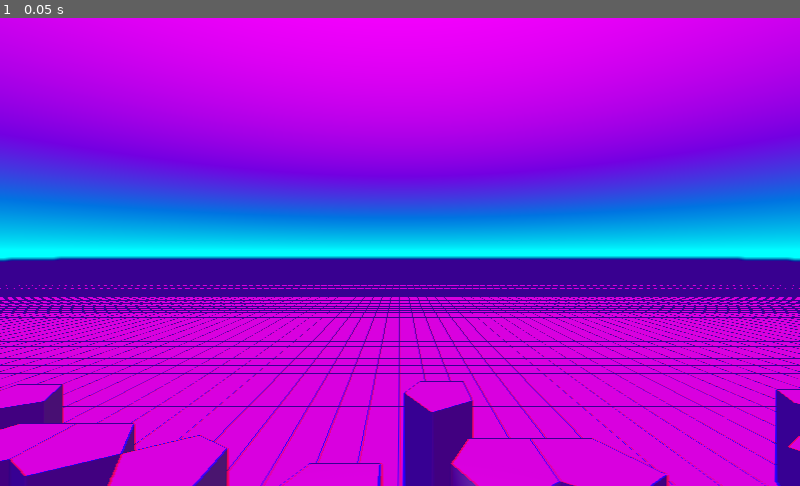
Above: before the commit, frame 1.
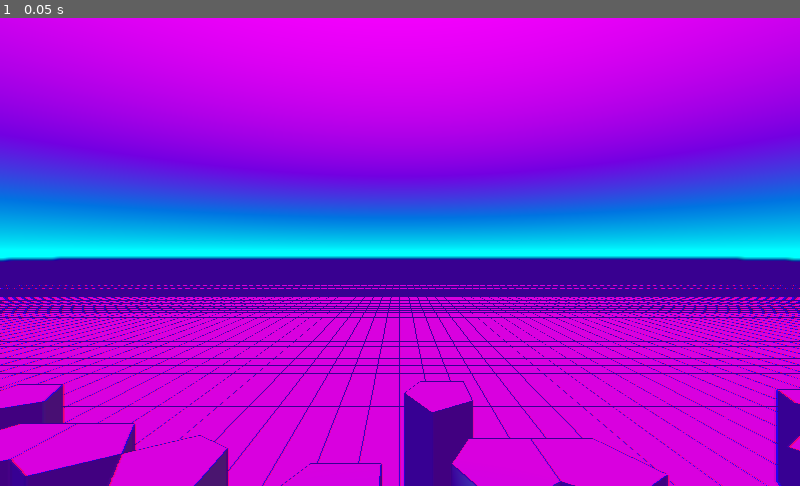
Above: after the commit, the same moment.

Repository: timboe/Mine
Game: Godot game, scene res://World.tscn
Same seed, same stepped clock (60 frames per second), same inputs: the game is played once before the commit and once after it.
Inputs:
- Up to frame 1 (0.05 s): no input

The runs differ from the first frame. In frame 1, 4.4% of the frame differs, in the area x 0-100%, y 57-100%.
Error before the commit: Trying to assign value of type 'Spatial' to a variable of type 'Camera'. (res://scripts/CameraManager.gd:7)
Error after the commit: Trying to assign value of type 'Spatial' to a variable of type 'Camera'. (res://scripts/CameraManager.gd:10)

Commit message:
More work on camera, add beam projection from player. Add slow-mo and chroma on/off

Diff:
--- a/World.tscn
+++ b/World.tscn
@@ -82,7 +82,7 @@
 
 [sub_resource type="PlaneMesh" id=9]
 material = ExtResource( 8 )
-size = Vector2( 200, 2 )
+size = Vector2( 3, 3 )
 
 [node name="World" type="Spatial"]
 
@@ -94,7 +94,6 @@
 
 [node name="SpawnParticles" type="Particles" parent="CameraManager"]
 transform = Transform( 1, 0, 0, 0, 1, 0, 0, 0, 1, 0, 20, 0 )
-visible = false
 emitting = false
 amount = 256
 lifetime = 0.5
@@ -109,9 +108,6 @@
 current = true
 far = 8192.0
 script = ExtResource( 2 )
-freelook_mode = 2
-pitch_limit = 45
-max_speed = Vector3( 100, 100, 100 )
 
 [node name="Chroma" type="MeshInstance" parent="Camera"]
 transform = Transform( 1, 0, 0, 0, -4.37114e-08, -1, 0, 1, -4.37114e-08, 0, 0, -1 )
@@ -120,6 +116,7 @@
 
 [node name="OmniLight" type="OmniLight" parent="."]
 transform = Transform( 1, 0, 0, 0, 1, 0, 0, 0, 1, 0, 30, 0 )
+light_color = Color( 0.75, 1, 1, 1 )
 light_energy = 0.5
 light_specular = 0.1
 omni_range = 50.0
--- a/materials/chromatic_splitter.tres
+++ b/materials/chromatic_splitter.tres
@@ -21,8 +21,8 @@
     vec3 og_color = textureLod( SCREEN_TEXTURE, SCREEN_UV, 0.0).rgb;
 
     // cache screen witch chroma (r/b shifted by amount)
-    chroma.r = textureLod( SCREEN_TEXTURE, SCREEN_UV + vec2(amount * vig, 0.), 0.0).r;
-    chroma.g = og_color.g;
+    chroma.r = og_color.r;
+    chroma.g = textureLod( SCREEN_TEXTURE, SCREEN_UV + vec2(amount * vig, 0.), 0.0).g;
     chroma.b = textureLod( SCREEN_TEXTURE, SCREEN_UV - vec2(amount * vig, 0.), 0.0).b;
 
     ALBEDO = chroma;
--- a/project.godot
+++ b/project.godot
@@ -13,9 +13,15 @@
 "class": "CairoTilesetGen",
 "language": "GDScript",
 "path": "res://scripts/CairoTilesetGen.gd"
+}, {
+"base": "MeshInstance",
+"class": "TileElement",
+"language": "GDScript",
+"path": "res://scripts/TileElement.gd"
 } ]
 _global_script_class_icons={
-"CairoTilesetGen": ""
+"CairoTilesetGen": "",
+"TileElement": ""
 }
 
 [application]
--- a/scenes/Player.tscn
+++ b/scenes/Player.tscn
@@ -1,6 +1,8 @@
-[gd_scene load_steps=6 format=2]
+[gd_scene load_steps=9 format=2]
 
 [ext_resource path="res://scripts/Player.gd" type="Script" id=1]
+[ext_resource path="res://materials/chromatic_splitter.tres" type="Material" id=2]
+[ext_resource path="res://materials/grid_edges.tres" type="Material" id=3]
 
 [sub_resource type="CapsuleMesh" id=1]
 radius = 1.2
@@ -14,6 +16,8 @@
 
 [sub_resource type="ConvexPolygonShape" id=4]
 points = PoolVector3Array( -0.8, 0.1, 0.8, 0.8, 0.1, -0.8, 0.8, 0.1, 0.8, -0.8, 0.1, -0.8, -0.8, -0.1, 0.8, 0.8, -0.1,  …(304 unchanged characters)…
+
+[sub_resource type="QuadMesh" id=5]
 
 [node name="Player" type="KinematicBody"]
 script = ExtResource( 1 )
@@ -39,7 +43,20 @@
 [node name="Rotation_Helper" type="Spatial" parent="."]
 transform = Transform( 1, 0, 0, 0, 1, 0, 0, 0, 1, 0, 3.5, 0 )
 
+[node name="RayRender" type="ImmediateGeometry" parent="Rotation_Helper"]
+transform = Transform( 1, 0, 0, 0, -1.62921e-07, -1, 0, 1, -1.62921e-07, 0, -1.3, -2 )
+material_override = ExtResource( 3 )
+
+[node name="RayCast" type="RayCast" parent="Rotation_Helper"]
+transform = Transform( 1, 0, 0, 0, -1.62921e-07, -1, 0, 1, -1.62921e-07, 0, -1.3, -2 )
+cast_to = Vector3( 0, -250, 0 )
+
 [node name="Camera" type="Camera" parent="Rotation_Helper"]
 far = 8192.0
 
+[node name="Chroma" type="MeshInstance" parent="Rotation_Helper/Camera"]
+transform = Transform( 1, 0, 0, 0, 1, 0, 0, 0, 1, 0, 0, -0.1 )
+mesh = SubResource( 5 )
+material/0 = ExtResource( 2 )
+
 [node name="Tween" type="Tween" parent="."]
--- a/scripts/Camera.gd
+++ b/scripts/Camera.gd
@@ -1,118 +1,61 @@
 # Licensed under the MIT License.
 # Copyright (c) 2018-2020 Jaccomo Lorenz (Maujoe)
-
 extends Camera
 
-# User settings:
-# General settings
-export var enabled = true setget set_enabled
-
-# See https://docs.godotengine.org/en/latest/classes/class_input.html?highlight=Input#enumerations
-export(int, "Visible", "Hidden", "Captured, Confined") var mouse_mode = Input.MOUSE_MODE_VISIBLE
-
-enum Freelook_Modes {MOUSE, INPUT_ACTION, MOUSE_AND_INPUT_ACTION}
-
-# Freelook settings
-export var freelook = true
-export (Freelook_Modes) var freelook_mode = 1
-export (float, 0.0, 1.0) var sensitivity = 0.5
-export (float, 0.0, 0.999, 0.001) var smoothness = 0.5 setget set_smoothness
-export (int, 0, 360) var yaw_limit = 360
-export (int, 0, 360) var pitch_limit = 360
-export (int, -100, 100) var y_min = 20
-export (int, -100, 100) var y_max = 60
-
-
-# Movement settings
-export var movement = true
-export (float, 0.0, 1.0) var acceleration = 1.0
-export (float, 0.0, 0.0, 1.0) var deceleration = 0.1
-export var max_speed = Vector3(1.0, 1.0, 1.0)
-export var local = false
-
-# Input Actions
-export var rotate_left_action = "ui_rotate_left"
-export var rotate_right_action = "ui_rotate_right"
-export var rotate_up_action = "ui_pitch_up"
-export var rotate_down_action = "ui_pitch_down"
-export var forward_action = "ui_up"
-export var backward_action = "ui_down"
-export var left_action = "ui_left"
-export var right_action = "ui_right"
-export var up_action = "ui_zoom_in"
-export var down_action = "ui_zoom_out"
-export var trigger_action = ""
-
-# Gui settings
-#export var use_gui = true
-#export var gui_action = "ui_cancel"
+onready var camera_manager : Node =  $"../CameraManager"
 
 # Intern variables.
 var _mouse_offset = Vector2()
+var _direction = Vector3(0.0, 0.0, 0.0)
 var _rotation_offset = Vector2()
 var _yaw = 0.0
 var _pitch = 0.0
-var _total_yaw = 0.0
-var _total_pitch = 0.0
+var _wheel_cache : int
+var _v : float
 
-var _direction = Vector3(0.0, 0.0, 0.0)
-var _speed = Vector3(0.0, 0.0, 0.0)
-#var _gui
-
-var _triggered=false
-
-const ROTATION_MULTIPLIER = 500
-
-func _ready():
-	_check_actions([
-		forward_action,
-		backward_action,
-		left_action,
-		right_action,
-		#gui_action,
-		up_action,
-		down_action,
-		rotate_left_action,
-		rotate_right_action,
-		rotate_up_action,
-		rotate_down_action,
-	])
-
-	set_enabled(enabled)
-
-	#if use_gui:
-	#	_gui = preload("camera_control_gui.gd")
-	#	_gui = _gui.new(self, gui_action)
-	#	add_child(_gui)
+const WHEEL_MOD : float = 20.0
+const PITCH_LIMIT := Vector2(deg2rad(-80), deg2rad(5))
+const Y_LIMIT := Vector2(GlobalVars.FLOOR_HEIGHT + 10.0, GlobalVars.FLOOR_HEIGHT + 60.0)
+const ACCLERATION = 5.0
+const MAX_SPEED = 2.0
+# Freelook settings
+var SENSITIVITY = 0.5
+var SMOOTHNESS = 0.5
 
 func _input(event):
 	if event is InputEventMouseMotion and Input.is_mouse_button_pressed(2):
 		_mouse_offset = event.relative
+	if (event is InputEventMouseButton):
+		var wheel : float = WHEEL_MOD * (Input.get_action_strength("ui_zoom_out") - Input.get_action_strength("ui_zoom_in"))
+		if wheel != 0.0:
+			_wheel_cache = wheel
 
 func _poll():
-	#_rotation_offset.x = Input.get_action_strength(rotate_right_action) - Input.get_action_strength(rotate_left_action)
-	#_rotation_offset.y = Input.get_action_strength(rotate_down_action) - Input.get_action_strength(rotate_up_action)
+	_direction.x = Input.get_action_strength("ui_right") - Input.get_action_strength("ui_left")
+	_direction.z = Input.get_action_strength("ui_down") - Input.get_action_strength("ui_up")
 
-	_direction.x += Input.get_action_strength(right_action) - Input.get_action_strength(left_action)
-	_direction.z += Input.get_action_strength(backward_action) - Input.get_action_strength(forward_action)
-
-	var zoom : int = Input.get_action_strength(up_action) - Input.get_action_strength(down_action)
-	if (zoom == 1 and translation.y < y_max) or (zoom == -1 and translation.y > y_min):
-		var a = deg2rad(-45 + _total_pitch)
-		var y_amount = cos(a)
-		var z_amount = sin(a)
-		_direction.y = (zoom * y_amount)
-		_direction.z += (zoom * y_amount)
-
-	#print(zoom , " " , _direction.z)
-	#print("UAS " , Input.get_action_strength(up_action) , " DAS " , Input.get_action_strength(down_action), " Y " , _direction.y)
-
-	var q := Quat(Vector3(0.0, rotation.y, 0.0))
-	_direction = q.xform(_direction)
-	#print("heading ", rotation_degrees.y, " direction ", _direction)
+	var zoom : float = Input.get_action_strength("ui_zoom_in") - Input.get_action_strength("ui_zoom_out")
+	if _wheel_cache != 0:
+		zoom += 1 * sign(_wheel_cache)
+		_wheel_cache -= 1 * sign(_wheel_cache)
+	zoom = clamp(zoom, -1, 1)
+	#print("zoom " , zoom , " translation.y " , translation.y)
+	if zoom != 0:
+		if zoom == -1 and translation.y == Y_LIMIT.y:
+			pass
+		elif zoom == 1 and translation.y == Y_LIMIT.x:
+			pass
+		else:
+			#if -1 and translation.y < Y_LIMIT.y) or (zoom == 1 and translation.y > Y_LIMIT.x):
+			var a = deg2rad(10 +  rotation_degrees.x) # +5 as the max angle is actually 80 deg
+			var y_amount = sin(a)
+			var z_amount = cos(a)
+			_direction.y = (zoom * y_amount)
+			_direction.z -= (zoom * z_amount)
+	_direction = _direction.rotated(Vector3.UP, rotation.y)
 
 func _process(delta):
-	if !current:
+	if camera_manager.camera_status != camera_manager.CameraStatus.OVERHEAD:
 		return
 	_poll()
 	_update_rotation(delta)
@@ -120,75 +63,26 @@
 
 func _update_movement(delta):
 
-	if GlobalVars.camera_status != GlobalVars.CameraStatus.OVERHEAD:
-		return
 
-	var offset = max_speed * acceleration * _direction
+	if _direction == Vector3.ZERO:
+		_v = 0
+	else:
+		_v = min(MAX_SPEED, _v + (ACCLERATION * delta))
 
-	_speed.x = clamp(_speed.x + offset.x, -max_speed.x, max_speed.x)
-	_speed.y = clamp(_speed.y + offset.y, -max_speed.y, max_speed.y)
-	_speed.z = clamp(_speed.z + offset.z, -max_speed.z, max_speed.z)
-
-	#print("SY " , _speed.y ," DY ", _direction.y)
-
-	# Apply deceleration if no input
-	if _direction.x == 0:
-		_speed.x *= (1.0 - deceleration)
-	if _direction.y == 0:
-		_speed.y *= (1.0 - deceleration)
-	if _direction.z == 0:
-		_speed.z *= (1.0 - deceleration)
-
-	global_translate(_speed * delta)
-	translation.y = clamp(translation.y, y_min, y_max)
-
-	# Zero
+	global_translate(_direction * _v)
+	translation.y = clamp(translation.y, Y_LIMIT.x, Y_LIMIT.y)
 	_direction = Vector3()
 
+
 func _update_rotation(delta):
-	var offset = Vector2();
-
-	#if not freelook_mode == Freelook_Modes.INPUT_ACTION:
-	offset += _mouse_offset * sensitivity
-	#if not freelook_mode == Freelook_Modes.MOUSE:
-	#	offset += _rotation_offset * sensitivity * ROTATION_MULTIPLIER * delta
-
+	var offset : Vector2 = _mouse_offset * SENSITIVITY
 	_mouse_offset = Vector2()
 
-	_yaw = _yaw * smoothness + offset.x * (1.0 - smoothness)
-	_pitch = _pitch * smoothness + offset.y * (1.0 - smoothness)
-
-	if yaw_limit < 360:
-		_yaw = clamp(_yaw, -yaw_limit - _total_yaw, yaw_limit - _total_yaw)
-	if pitch_limit < 360:
-		_pitch = clamp(_pitch, -pitch_limit - _total_pitch, pitch_limit - _total_pitch)
-
-	_total_yaw += _yaw
-	_total_pitch += _pitch
+	_yaw = _yaw * SMOOTHNESS + offset.x * (1.0 - SMOOTHNESS)
+	_pitch = _pitch * SMOOTHNESS + offset.y * (1.0 - SMOOTHNESS)
+	_pitch = min(_pitch, 5.0) # Otherwise we can break through the clamp below
 
 	rotate_y(deg2rad(-_yaw))
 	rotate_object_local(Vector3(1,0,0), deg2rad(-_pitch))
-
-
-func _update_process_func():
-	set_process(true)
-
-func _check_actions(actions=[]):
-	if OS.is_debug_build():
-		for action in actions:
-			if not InputMap.has_action(action):
-				print('WARNING: No action "' + action + '"')
-
-func set_enabled(value):
-	enabled = value
-	if enabled:
-		Input.set_mouse_mode(mouse_mode)
-		set_process_input(true)
-		_update_process_func()
-	else:
-		set_process(false)
-		set_process_input(false)
-		set_physics_process(false)
-
-func set_smoothness(value):
-	smoothness = clamp(value, 0.001, 0.999)
+	rotation.x = clamp(rotation.x, PITCH_LIMIT.x, PITCH_LIMIT.y)
+	#print(rotation_degrees.x)
--- a/scripts/CameraManager.gd
+++ b/scripts/CameraManager.gd
@@ -1,4 +1,7 @@
 extends Node
+
+enum CameraStatus {OVERHEAD, TO_FPS, FPS, TO_OVERHEAD}
+onready var camera_status : int = CameraStatus.OVERHEAD
 
 ##############################
 # Transition parameters
@@ -10,7 +13,7 @@
 onready var overhead_light : OmniLight = $"../OmniLight"
 onready var tween : Tween = $Tween
 onready var spawn_particles : Particles = $SpawnParticles
-#onready var chroma : ShaderMaterial = $"../Camera/Chroma".mesh.surface_get_material(0)
+onready var chroma : Mesh = $"../Camera/Chroma".mesh
 
 var quat_from : Quat
 var quat_to : Quat
@@ -21,6 +24,8 @@
 
 const TRANS := Tween.TRANS_SINE
 
+const SLOW_MO := 0.9
+
 ##############################
 # Shake parameters
 
@@ -37,6 +42,9 @@
 const CHROMA_VIN_BASE := 0.4
 const CHROMA_VIN_MAX_ADD := 0.2
 
+var chroma_disable_count : int = 0
+var slow_mo_count : int = 0
+
 var trauma := 0.0
 var time := 0.0
 var linger := 0.0
@@ -53,29 +61,49 @@
 
 func _input(event):
 	if event.is_action_pressed("capture_toggle"):
-		match GlobalVars.camera_status:
-			GlobalVars.CameraStatus.OVERHEAD:
+		match camera_status:
+			CameraStatus.OVERHEAD:
 				to_fps_cam_start()
-			GlobalVars.CameraStatus.FPS:
+			CameraStatus.FPS:
 				to_overhead_cam_start()
 	if event.is_action_pressed("toggle_fullscreen"):
 		OS.window_fullscreen = !OS.window_fullscreen
 
+func chroma(var on : bool):
+	if on:
+		chroma_disable_count -= 1
+		if chroma_disable_count == 0:
+			print("Chroma on")
+			$"/root/World/Camera/Chroma".visible = true
+			$"/root/World/Player/Rotation_Helper/Camera/Chroma".visible = true
+			tween.interpolate_property(chroma.surface_get_material(0),
+				"shader_param/offset", 0.0, 15.0, 1.0, Tween.TRANS_LINEAR, Tween.EASE_OUT)
+			tween.start()
+	else:
+		print("Chroma off")
+		chroma_disable_count += 1
+		$"/root/World/Camera/Chroma".visible = false
+		$"/root/World/Player/Rotation_Helper/Camera/Chroma".visible = false
+		chroma.surface_get_material(0).set_shader_param("offset", 0.0)
+
+func slow_mo(var on : bool):
+	if on:
+		slow_mo_count += 1
+		Engine.time_scale = SLOW_MO
+	else:
+		slow_mo_count -= 1
+		if slow_mo_count == 0:
+			Engine.time_scale = 1.0
+
 func to_fps_cam_start():
-	GlobalVars.camera_status = GlobalVars.CameraStatus.TO_FPS
+	camera_status = CameraStatus.TO_FPS
 	Input.set_mouse_mode(Input.MOUSE_MODE_CAPTURED)
 	if GlobalVars.SELECTED_NODE != null:
 		GlobalVars.SELECTED_NODE.call("_on_StaticBody_mouse_exited")
 	player.transform.origin = overhead_light.to_global(Vector3.ZERO)
 	player.transform.origin.y = 0 if overhead_light.floor_lowered else GlobalVars.FLOOR_HEIGHT
-	player.look_at( overhead_camera.to_global(Vector3.ZERO), Vector3.UP)
-	player.rotate_object_local(Vector3.UP, PI) # Actually, look AWAY
-	# Keep the actual rotation around x on the camera
-	#TODO clamp isn't working
-	fps_camera.rotation.x = player.rotation.x
-	fps_camera.rotation.x = clamp(fps_camera.rotation.x, -70, 70)
-	rot_helper.rotation.x = fps_camera.rotation.x
-	player.rotation.x = 0
+	player.rotation.y = overhead_camera.rotation.y
+	rot_helper.rotation.x = 0
 	var player_target = player.to_global(Vector3.ZERO)
 	var camera_target = fps_camera.to_global(Vector3.ZERO)
 	quat_from = Quat(overhead_camera.transform.basis)
@@ -94,34 +122,51 @@
 		0.0, 1.0, TRANSITION_TIME, TRANS, Tween.EASE_OUT)
 	tween.interpolate_callback(self, TRANSITION_TIME, "to_fps_cam_end")
 	tween.start()
+	chroma(false)
 
 func to_fps_cam_end():
-	GlobalVars.camera_status = GlobalVars.CameraStatus.FPS
+	camera_status = CameraStatus.FPS
 	overhead_camera.current = false
 	fps_camera.current = true
 	spawn_particles.emitting = false
+	chroma(true)
 
 func to_overhead_cam_start():
-	GlobalVars.camera_status = GlobalVars.CameraStatus.TO_OVERHEAD
+	camera_status = CameraStatus.TO_OVERHEAD
 	var start : Vector3 = fps_camera.to_global(Vector3.ZERO)
 	var cam_xform = fps_camera.get_global_transform()
-	# Go first to the final position
-	overhead_camera.transform = cam_xform
+	# Go first to the srart position
+
+	overhead_camera.transform.origin = start
+	overhead_camera.rotation.y = player.rotation.y
+	overhead_camera.rotation.x = rot_helper.rotation.x
+	# Save
+	var start_tf : Transform = overhead_camera.transform
+
+	# Go to the final position
 	# Move back by 20m and set to 50m height
-	overhead_camera.transform.origin += -cam_xform.basis.z * UNPOSESS_DISTANCE.x
+	overhead_camera.transform.origin += player.get_global_transform().basis.z * UNPOSESS_DISTANCE.y
 	overhead_camera.transform.origin.y = UNPOSESS_DISTANCE.y
-	overhead_camera.look_at(start, Vector3.UP)
+	overhead_camera.rotation.x = deg2rad(-45)
+	# Save
 	var target_tf : Transform = overhead_camera.transform
+
+	# Get target for player to move to
 	var player_target : Vector3 = player.to_global(Vector3.ZERO)
 	player_target.y -= PLAYER_LOWER_DEPTH
-	# Set to same as the fps_cam
-	overhead_camera.transform = cam_xform
+
+	# Move overhead cam back to the start of its animation
+	overhead_camera.transform = start_tf
+
+	# Turn it on
 	overhead_camera.current = true
 	fps_camera.current = false
-	quat_from = Quat(cam_xform.basis)
+
+	# Interpolate
+	quat_from = Quat(start_tf.basis)
 	quat_to = Quat(target_tf.basis)
 	tween.interpolate_property(overhead_camera, "translation",
-		null, target_tf.origin, TRANSITION_TIME, TRANS, Tween.EASE_OUT)
+		start_tf.origin, target_tf.origin, TRANSITION_TIME, TRANS, Tween.EASE_OUT)
 	tween.interpolate_property(player, "translation",
 		null, player_target, TRANSITION_TIME, TRANS, Tween.EASE_OUT)
 	tween.interpolate_method(self, "quat_transform",
@@ -130,11 +175,14 @@
 	tween.start()
 	spawn_particles.transform.origin = player.transform.origin
 	spawn_particles.emitting = true
+	chroma(false)
 
 func to_overhead_cam_end():
-	GlobalVars.camera_status = GlobalVars.CameraStatus.OVERHEAD
+	camera_status = CameraStatus.OVERHEAD
 	Input.set_mouse_mode(Input.MOUSE_MODE_VISIBLE)
 	spawn_particles.emitting = false
+	# Give a sec for the effect to die off
+	tween.interpolate_callback(self, 1.0, "chroma", true);
 
 func add_trauma(var amount : float, var from, var add_linger):
 	var c : Vector3 = overhead_camera.to_global(Vector3.ZERO) if overhead_camera.current else fps_camera.to_global(Vector3.ZERO)
@@ -158,6 +206,7 @@
 		trauma_mod = min(trauma + 0.4, 1.0)
 	if trauma_mod == 0:
 		return
+	#print(trauma_mod)
 	var shake := trauma_mod * trauma_mod
 	var offset_x := RUMBLE_OFFSET * shake * noise.get_noise_2d(0, time)
 	var offset_y := RUMBLE_OFFSET * shake * noise.get_noise_2d(time, 0)
@@ -167,8 +216,3 @@
 	else:
 		overhead_camera.h_offset = offset_x
 		overhead_camera.v_offset = offset_y
-	#chroma.set_shader_param("Offset", CHROMA_OFFSET_BASE + (CHROMA_OFFSET_MAX_ADD * shake))
-	#chroma.set_shader_param("Encroach", CHROMA_VIN_BASE + (CHROMA_VIN_MAX_ADD * shake))
-	var chroma : ShaderMaterial = $"../Camera/Chroma".mesh.surface_get_material(0)
-	chroma.set_shader_param("Offset", 100.0)
-	chroma.set_shader_param("Encroach", 1.0)
--- a/scripts/GlobalVars.gd
+++ b/scripts/GlobalVars.gd
@@ -1,8 +1,6 @@
 tool
 extends Node
 
-enum CameraStatus {OVERHEAD, TO_FPS, FPS, TO_OVERHEAD}
-onready var camera_status : int = CameraStatus.OVERHEAD
 
 onready var rand = RandomNumberGenerator.new()
 
--- a/scripts/OmniLight.gd
+++ b/scripts/OmniLight.gd
@@ -3,13 +3,15 @@
 const HEIGHT : float = 5.0
 var floor_lowered : bool = false
 onready var camera : Camera = $"../Camera"
+onready var camera_manger : Node = $"../CameraManager"
+
 onready var desired_height : float = translation.y
 
 func _physics_process(var _delta : float):
 	visible = camera.current
 	if !visible:
 		return
-	if GlobalVars.camera_status != GlobalVars.CameraStatus.OVERHEAD:
+	if camera_manger.camera_status != camera_manger.CameraStatus.OVERHEAD:
 		return
 	var mouse_pos = get_viewport().get_mouse_position()
 	var from = camera.project_ray_origin(mouse_pos)
--- a/scripts/Player.gd
+++ b/scripts/Player.gd
@@ -7,12 +7,19 @@
 const ACCEL = 4.5
 
 var dir = Vector3()
+var jaggies : float = 0
+var mouse_initial : bool = true
+
+const JAGGIES_UPDATE := 0.05
 
 const DEACCEL= 16
 const MAX_SLOPE_ANGLE = 40
 
 onready var camera : Camera = $Rotation_Helper/Camera
 onready var rotation_helper : Spatial = $Rotation_Helper
+onready var ray : RayCast = $Rotation_Helper/RayCast
+onready var ray_render : ImmediateGeometry = $Rotation_Helper/RayRender
+onready var rand := RandomNumberGenerator.new()
 
 var MOUSE_SENSITIVITY = 0.4
 
@@ -63,6 +70,50 @@
 			Input.set_mouse_mode(Input.MOUSE_MODE_VISIBLE)
 	# ----------------------------------
 
+	# Casting and selecting
+	if Input.is_mouse_button_pressed(1):
+		jaggies += delta
+		ray.force_raycast_update()
+		if jaggies > JAGGIES_UPDATE:
+			jaggies -= JAGGIES_UPDATE
+			ray_render.clear()
+			if ray.is_colliding():
+				var local = ray_render.get_global_transform().xform_inv( ray.get_collision_point() )
+				draw_jaggy_to(local.y)
+		var collider = ray.get_collider()
+		var wall = collider.get_child(0) if collider != null else null
+		if mouse_initial:
+			mouse_initial = false
+			if wall != null and wall.has_method("get_state"):
+				GlobalVars.SELECTING_MODE = (wall.call("get_state") == TileElement.State.BUILT)
+			else:
+				GlobalVars.SELECTING_MODE = true
+		if wall != null and wall.has_method("_on_StaticBody_mouse_entered"):
+			wall.call("_on_StaticBody_mouse_entered")
+			wall.call("_on_StaticBody_mouse_exited") # We don't want the hover highlight in FPS
+	else:
+		ray_render.clear()
+		mouse_initial = true
+
+func draw_jaggy_to(var dist : float):
+	ray_render.begin(Mesh.PRIMITIVE_LINE_STRIP)
+	ray_render.set_color(Color.white)
+	ray_render.add_vertex(Vector3.ZERO)
+	var pos := Vector3.ZERO
+	ray_render.add_vertex(pos)
+	# Note, in player coordinates, -y is forwards....
+	while pos.y > dist:
+		pos.x += rand.randf_range(-0.1, 0.1)
+		pos.z += rand.randf_range(-0.1, 0.1)
+		pos.y += rand.randf_range(-3.0, 1.0) if pos.y > -5.0 else rand.randf_range(-3.0, 0.0)
+		if pos.y <= dist:
+			pos = Vector3(0, dist, 0)
+		ray_render.add_vertex(pos)
+	#for i in range( rand.randi_range(0,5) ):
+	#	ray_render.add_vertex(Vector3.ZERO)
+	#	ray_render.add_vertex(Vector3(rand.randf_range(-0.1, 0.1), dist, rand.randf_range(-0.1, 0.1)))
+	ray_render.end()
+
 func process_movement(delta):
 	if !camera.current:
 		return
@@ -90,6 +141,9 @@
 	vel = move_and_slide(vel, Vector3(0, 1, 0), 0.05, 4, deg2rad(MAX_SLOPE_ANGLE))
 
 func _input(event):
+	#print("PL ", rotation_degrees)
+	#print("RH " ,rotation_helper.rotation_degrees)
+
 	if !camera.current:
 		return
 
--- a/scripts/TileElement.gd
+++ b/scripts/TileElement.gd
@@ -1,4 +1,6 @@
 extends MeshInstance
+
+class_name TileElement
 
 var id := 0
 
@@ -9,6 +11,7 @@
 onready var mat : SpatialMaterial = get_surface_material(0)
 onready var parent_physics_body : StaticBody = get_parent()
 onready var tween : Tween = $"../../../Tween"
+onready var camera_manager : Node = $"/root/World/CameraManager"
 onready var HEIGHT : float = $"../../../../CairoTilesetGen".HEIGHT
 
 const DISABLE_COLOUR : Color = Color(0/255.0, 0/255.0, 0/255.0)
@@ -75,20 +78,25 @@
 func do_deconstruct_b():
 	mat.emission_enabled = false
 	var fall_time : float = GlobalVars.rand.randf_range(4.5, 5.5)
+	camera_manager.chroma(false)
+	camera_manager.slow_mo(true)
+	camera_manager.add_trauma(0.20, to_global(Vector3.ZERO), fall_time)
 	tween.interpolate_property(parent_physics_body, "translation:y",
 		null, -HEIGHT, fall_time,
 		Tween.TRANS_QUART, Tween.EASE_IN_OUT)
 	tween.interpolate_callback(self, fall_time, "done_deconstruct")
+	tween.interpolate_callback(camera_manager, 0.25, "slow_mo", false)
 	tween.start()
 	particles_instance = $"../../../Particles".duplicate()
 	parent_physics_body.add_child(particles_instance)
 	particles_instance.emitting = true
-	$"/root/World/CameraManager".add_trauma(0.20, to_global(Vector3.ZERO), fall_time)
+
 
 func done_deconstruct():
 	print("Removed " + str(id))
 	state = State.DESTROYED
 	particles_instance.queue_free()
+	camera_manager.chroma(true)
 
 func _on_StaticBody_mouse_entered():
 	update_HOVER_color(true)
@@ -104,3 +112,6 @@
 		if event.is_pressed() and event.button_index == BUTTON_LEFT:
 			GlobalVars.SELECTING_MODE = (state == State.BUILT)
 			update_selected()
+
+func get_state() -> int:
+	return state
